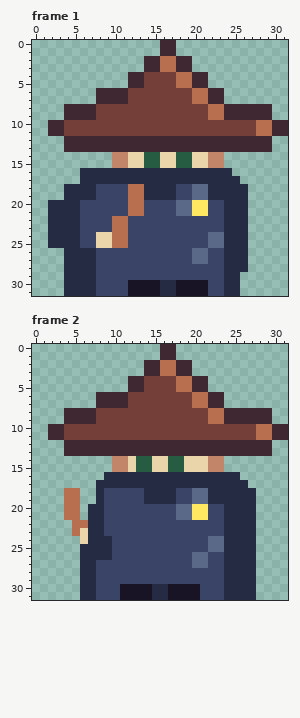
A pixel-art file gets an edit: assets/player.aseprite. That is the earlier state.
32x32 pixels, 2 frames. Shown: frame 1, frame 2.
After the commit:
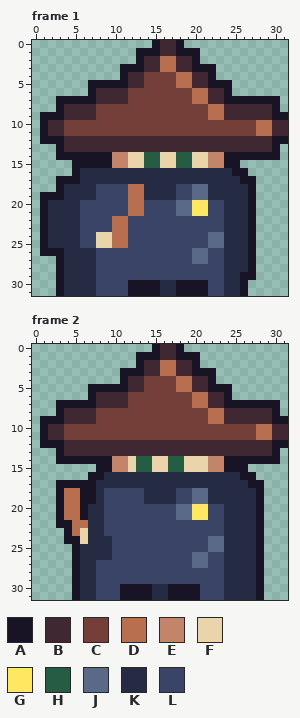
Palette (. is transparent): A #181425  B #3f2832  C #743f39  D #b86f50  E #c28569  F #ead4aa  G #fee761  H #265c42  J #5a6988  K #262b44  L #3a4466
Changes in this commit:
Frame 1:
y 0: x 15 . -> A; x 18 . -> A
y 1: x 13..15 ... -> AAA; x 18..20 ... -> AAA
y 2: x 13 . -> A; x 20 . -> A
y 3: x 11..13 ... -> AAA; x 20..22 ... -> AAA
y 4: x 11 . -> A; x 22 . -> A
y 5: x 7..11 ..... -> AAAAA; x 22..24 ... -> AAA
y 6: x 7 . -> A; x 24 . -> A
y 7: x 3..7 ..... -> AAAAA; x 24..30 ....... -> AAAAAAA
y 8: x 3 . -> A; x 30 . -> A
y 9: x 1..3 ... -> AAA; x 30..31 .. -> AA
y 10..11: x 1 . -> A
y 12: x 1..3 ... -> AAA; x 30..31 .. -> AA
y 13: x 3 . -> A; x 30 . -> A
y 14: x 3..9 ....... -> AAAAAAA; x 24..30 ....... -> AAAAAAA
y 15: x 5..9 ..... -> AAAAA; x 24..25 .. -> AA
y 16: x 5 . -> A; x 25..26 .. -> AA
y 17: x 3..5 ... -> AAA; x 26..27 .. -> AA
y 18: x 3 . -> A; x 27 . -> A
y 19: x 1..3 ... -> AAA; x 27 . -> A
y 20..25: x 1 . -> A; x 27 . -> A
y 26: x 1..3 ... -> AAA; x 27 . -> A
y 27..28: x 3 . -> A; x 27 . -> A
y 29: x 3 . -> A; x 26..27 .. -> AA
y 30..31: x 3 . -> A; x 26 . -> A
Frame 2:
y 0: x 15 . -> A; x 18 . -> A
y 1: x 13..15 ... -> AAA; x 18..20 ... -> AAA
y 2: x 13 . -> A; x 20 . -> A
y 3: x 11..13 ... -> AAA; x 20..22 ... -> AAA
y 4: x 11 . -> A; x 22 . -> A
y 5: x 7..11 ..... -> AAAAA; x 22..24 ... -> AAA
y 6: x 7 . -> A; x 24 . -> A
y 7: x 3..7 ..... -> AAAAA; x 24..30 ....... -> AAAAAAA
y 8: x 3 . -> A; x 30 . -> A
y 9: x 1..3 ... -> AAA; x 30..31 .. -> AA
y 10..11: x 1 . -> A
y 12: x 1..3 ... -> AAA; x 30..31 .. -> AA
y 13: x 3 . -> A; x 30 . -> A
y 14: x 3..9 ....... -> AAAAAAA; x 24..30 ....... -> AAAAAAA
y 15: x 8..9 .. -> AA; x 24..26 ... -> AAA
y 16: x 7..8 .. -> AA; x 26..27 .. -> AA
y 17: x 3..7 ..... -> AAAAA; x 27..28 .. -> AA
y 18..19: x 3 . -> A; x 6..7 .. -> AA; x 28 . -> A
y 20..21: x 3 . -> A; x 6 . -> A; x 28 . -> A
y 22: x 3..4 .. -> AA; x 28 . -> A
y 23: x 4 . -> A; x 28 . -> A
y 24: x 4..5 .. -> AA; x 28 . -> A
y 25..31: x 5 . -> A; x 28 . -> A
Pixel boxes of the changes (left, top, right, bottom) in both pictures:
added: (40, 40, 288, 296)
added: (40, 344, 288, 600)
